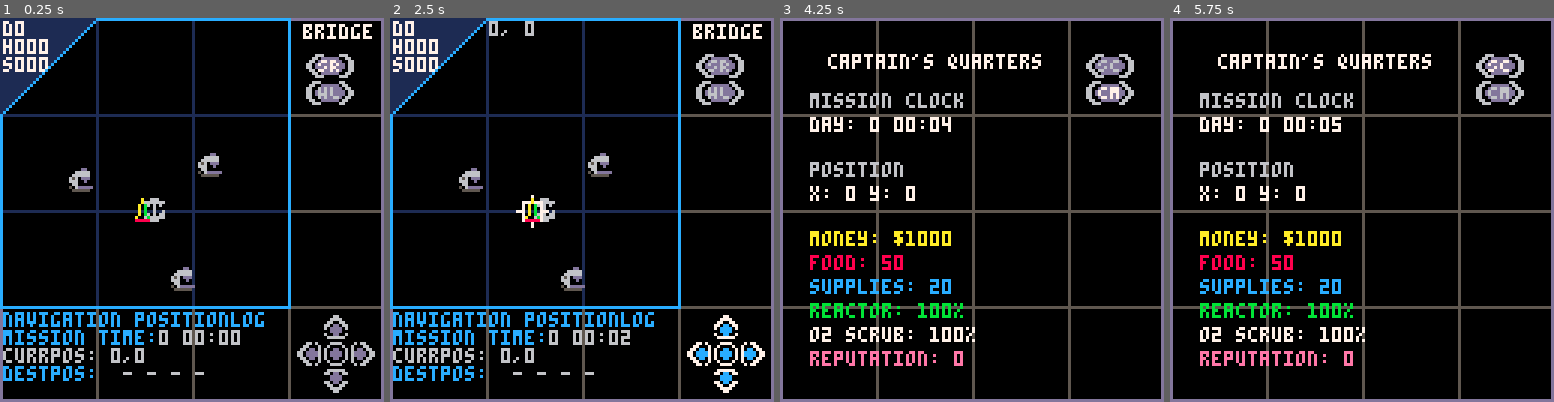
Above: before the commit, frames 1-4 (left to right).
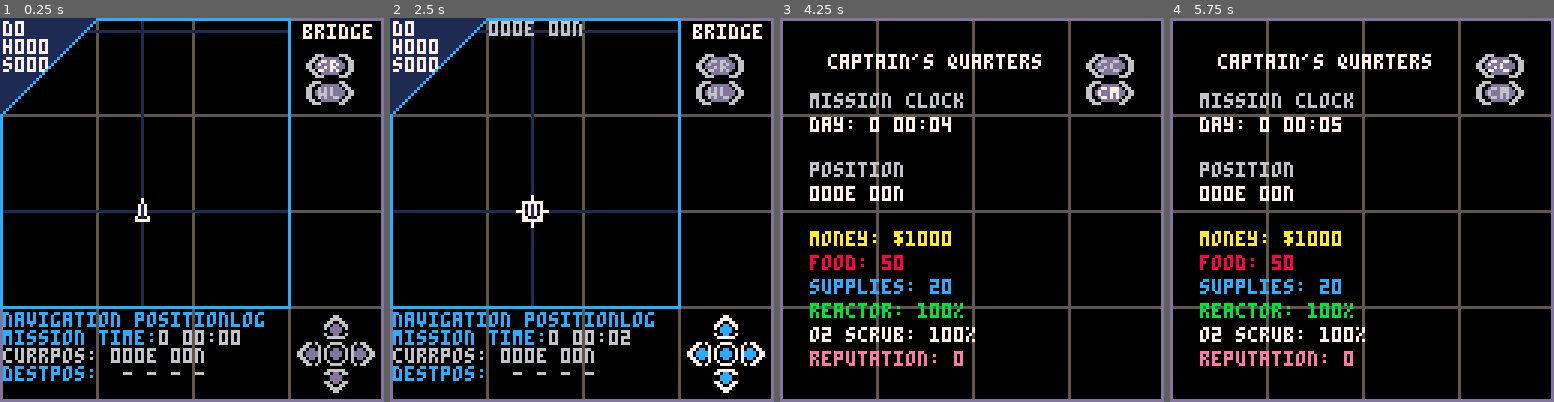
Above: after the commit, the same moments.

Repository: NickWest27/AquaNovaPico
Game: PICO-8 cartridge aquanova.p8
The game is run twice, just before and just after one commit, with the same random seed, the same clock (stepped at 60 frames per second) and the same inputs.
Inputs:
- Up to frame 1 (0.25 s): no input
- Up to frame 2 (2.5 s): tap O (Z key) at 0.33, 0.7, 1.43, 2.22 s; tap X (X key) at 1.07, 2.07, 2.4 s; hold Left 1.97-2.37 s; hold Down from 2.42 s (still down)
- Up to frame 3 (4.25 s): tap X (X key) every 0.33 s from 2.73 to 4.07 s; release Down at 2.82 s; hold Right 2.87-3.53 s; tap O (Z key) at 3.1, 3.98 s; hold Up 3.58-4.08 s; hold Right from 4.13 s (still down)
- Up to frame 4 (5.75 s): tap X (X key) every 0.33 s from 4.4 to 5.73 s; release Right at 4.53 s; hold Down 4.58-5.08 s; tap O (Z key) at 4.87 s; hold Left from 5.13 s (still down)

The runs differ from the first frame. In frame 1, 3.9% of the frame differs, in the area x 0-75%, y 0-90%; in frame 2, 4.2%; in frame 3, 0.5%; in frame 4, 0.5%.

Commit message:
Implement geographic coordinate system with minute-precision zoom
Transform map from arbitrary units to proper nautical coordinates:
- World scale: 1 unit = 1 minute of arc (60 units = 1 degree)
- Full globe: 360° longitude × 180° latitude (21,600 × 10,800 units)
- Tactical zoom: 1 pixel = 1 minute (96×96 pixel view shows 1.6° × 1.6°)
- Grid lines display at 1-degree (60-pixel) intervals

Add coordinate wrapping and clamping:
- Longitude wraps continuously at ±180° (±10,800 units)
- Latitude clamps at poles ±90° (±5,400 units)
- All distance/bearing calculations use shortest path across boundaries

Position display format "DDDe DDn" (e.g., "045e 23n" for 45°E, 23°N):
- Cursor moves in 1-minute increments
- Positions shown in degrees with E/W, N/S indicators
- Bridge, helm, and quarters stations display formatted coordinates

🤖 Generated with [Claude Code](https://claude.com/claude-code)

Co-Authored-By: Claude <noreply@anthropic.com>

Diff:
--- a/aquanova.p8
+++ b/aquanova.p8
@@ -72,8 +72,15 @@
 }
 
 -- === map and locations ===
-world_size = 2000 -- world is 2000x2000 units
-map_size = 96 -- map display is 96x96 pixels
+-- scale: 1 world unit = 1 minute, 60 units = 1 degree
+-- map zoom: 1 pixel = 1 minute (tactical zoom level)
+world_size = 21600 -- world is full globe: 360° × 60 minutes
+map_size = 96 -- map display is 96×96 pixels
+zoom = 1.0 -- zoom level: 1.0 = 1 pixel per minute (96 pixels shows 96 minutes = 1.6°)
+-- world coordinates (full globe):
+-- x: longitude -10800 to +10800 (-180° to +180°, wraps at boundaries)
+-- y: latitude -5400 to +5400 (-90° to +90°, clamps at poles)
+-- at zoom=1.0, the 96×96 map shows 96×96 minutes (1.6° × 1.6°) centered on submarine
 
 -- sample sites
 sample_sites = {
@@ -98,6 +105,7 @@
   y = 64
 }
 -- =====================================================================
+-->8
 -- === initialization ===
 -- =====================================================================
 function _init()
@@ -135,7 +143,10 @@
   end
 end
 
+-- =====================================================================
+-->8
 -- === logic update loop (30 times a second) ===
+-- =====================================================================
 function _update()
   handle_input()
   update_time()
@@ -280,19 +291,30 @@
   dpad(108, 108, {
     label = "cursor",
     left = function()
-      cursor.x -= 5
+      -- move cursor in 1-minute increments
+      -- 1 world unit = 1 minute
+      -- 60 world units = 1 degree
+      local world_x, world_y = screen_to_world(cursor.x, cursor.y)
+      world_x -= 1  -- move 1 minute west
+      cursor.x, cursor.y = world_to_screen(world_x, world_y)
       if cursor.x < 0 then cursor.x = 0 end
     end,
     right = function()
-      cursor.x += 5
+      local world_x, world_y = screen_to_world(cursor.x, cursor.y)
+      world_x += 1  -- move 1 minute east
+      cursor.x, cursor.y = world_to_screen(world_x, world_y)
       if cursor.x > 96 then cursor.x = 96 end
     end,
     up = function()
-      cursor.y -= 5
+      local world_x, world_y = screen_to_world(cursor.x, cursor.y)
+      world_y += 1  -- move 1 minute north (world Y+ = north)
+      cursor.x, cursor.y = world_to_screen(world_x, world_y)
       if cursor.y < 0 then cursor.y = 0 end
     end,
     down = function()
-      cursor.y += 5
+      local world_x, world_y = screen_to_world(cursor.x, cursor.y)
+      world_y -= 1  -- move 1 minute south
+      cursor.x, cursor.y = world_to_screen(world_x, world_y)
       if cursor.y > 96 then cursor.y = 96 end
     end,
     action = function()
@@ -414,6 +436,14 @@
     local target_wpt = waypoints[active_waypoint_index]
     local dx = target_wpt.x - sub.x
     local dy = target_wpt.y - sub.y
+
+    -- handle longitude wrapping (take shortest path)
+    if dx > 10800 then
+      dx -= 21600
+    elseif dx < -10800 then
+      dx += 21600
+    end
+
     local dist = sqrt(dx * dx + dy * dy)
 
     -- check if arrived (only if moving)
@@ -469,6 +499,10 @@
   -- update submarine position
   sub.x += dx
   sub.y += dy
+
+  -- apply world wrapping
+  sub.x = wrap_longitude(sub.x)
+  sub.y = clamp_latitude(sub.y)
 end
 
 function update_sample_collection()
@@ -477,6 +511,14 @@
     if not site.collected then
       local dx = site.x - sub.x
       local dy = site.y - sub.y
+
+      -- handle longitude wrapping for distance calculation
+      if dx > 10800 then
+        dx -= 21600
+      elseif dx < -10800 then
+        dx += 21600
+      end
+
       local dist = sqrt(dx * dx + dy * dy)
 
       if dist < collection_range then
@@ -581,6 +623,61 @@
   return str
 end
 
+function wrap_longitude(x)
+  -- wrap longitude coordinate at world boundaries
+  -- longitude wraps continuously: -10800 to +10800 (±180°)
+  while x > 10800 do
+    x -= 21600
+  end
+  while x < -10800 do
+    x += 21600
+  end
+  return x
+end
+
+function clamp_latitude(y)
+  -- clamp latitude to world boundaries
+  -- latitude clamps at poles: -5400 to +5400 (±90°)
+  if y > 5400 then y = 5400 end
+  if y < -5400 then y = -5400 end
+  return y
+end
+
+function world_to_degrees(world_x, world_y)
+  -- convert world coordinates to degrees lat/lon
+  -- world: x=-1000 to +1000, y=-1000 to +1000
+  -- output: longitude 0-360° (0°=prime meridian, 180°=antimeridian)
+  --         latitude 0-180° (0°=south pole, 90°=equator, 180°=north pole)
+
+  -- longitude: map -1000..+1000 to 0..360
+  -- -1000 = 180°W (180°), 0 = 0°, +1000 = 180°E (180°)
+  local lon_deg = (world_x + 1000) * 360 / 2000
+
+  -- latitude: map -1000..+1000 to 0..180
+  -- -1000 = 0° (90°S), 0 = 90° (equator), +1000 = 180° (90°N)
+  local lat_deg = (world_y + 1000) * 180 / 2000
+
+  return lon_deg, lat_deg
+end
+
+function format_position(world_x, world_y)
+  -- format position as "DDDW DDN" or "DDDE DDS"
+  -- returns string like "045w 23n" or "120e 67s"
+  -- scale: 1 world unit = 1 minute, 60 units = 1 degree
+
+  -- longitude: -10800 to +10800 maps to 180W to 180E
+  -- convert minutes to degrees: world_x / 60
+  local lon_val = abs(world_x) / 60
+  local lon_dir = world_x >= 0 and "e" or "w"
+
+  -- latitude: -5400 to +5400 maps to 90S to 90N
+  -- convert minutes to degrees: world_y / 60
+  local lat_val = abs(world_y) / 60
+  local lat_dir = world_y >= 0 and "n" or "s"
+
+  return pad_zeros(flr(lon_val), 3) .. lon_dir .. " " .. pad_zeros(flr(lat_val), 2) .. lat_dir
+end
+
 function world_to_screen(world_x, world_y)
   -- submarine is fixed at screen position (47, 64)
   -- world scrolls around submarine
@@ -591,20 +688,29 @@
   local dx = world_x - sub.x
   local dy = world_y - sub.y
 
-  -- convert to screen pixels (scale factor = map_size / world_size)
-  local scale = map_size / world_size
-  local screen_x = 47 + dx * scale
-  local screen_y = 64 - dy * scale  -- negative because screen Y is inverted
+  -- handle longitude wrapping (shortest distance around the world)
+  -- if the distance is > 10800 units, the object is closer going the other way
+  if dx > 10800 then
+    dx -= 21600
+  elseif dx < -10800 then
+    dx += 21600
+  end
+
+  -- convert to screen pixels using zoom
+  -- at zoom=1.0: 1 world unit (1 minute) = 1 pixel
+  -- scale = zoom (1.0 = 1 pixel per minute)
+  local screen_x = 47 + dx * zoom
+  local screen_y = 64 - dy * zoom  -- negative because screen Y is inverted
 
   return screen_x, screen_y
 end
 
 function screen_to_world(screen_x, screen_y)
   -- inverse of world_to_screen
-  -- convert screen position to world coordinates
-  local scale = map_size / world_size
-  local world_x = sub.x + (screen_x - 47) / scale
-  local world_y = sub.y - (screen_y - 64) / scale  -- negative for Y inversion
+  -- convert screen position to world coordinates using zoom
+  -- at zoom=1.0: 1 pixel = 1 world unit (1 minute)
+  local world_x = sub.x + (screen_x - 47) / zoom
+  local world_y = sub.y - (screen_y - 64) / zoom  -- negative for Y inversion
   return world_x, world_y
 end
 
@@ -613,6 +719,14 @@
   -- returns 0=north, 90=east, 180=south, 270=west
   local dx = x2 - x1
   local dy = y2 - y1
+
+  -- handle longitude wrapping (take shortest path)
+  if dx > 10800 then
+    dx -= 21600
+  elseif dx < -10800 then
+    dx += 21600
+  end
+
   local angle = atan2(-dy, dx)  -- negate dy because world Y+ = south
   local bearing = angle * 360 + 180  -- atan2 returns angle from east, convert to bearing from north
 
@@ -632,6 +746,14 @@
     local wpt = waypoints[i]
     local dx = wpt.x - prev_x
     local dy = wpt.y - prev_y
+
+    -- handle longitude wrapping for distance calculation
+    if dx > 10800 then
+      dx -= 21600
+    elseif dx < -10800 then
+      dx += 21600
+    end
+
     local dist = flr(sqrt(dx * dx + dy * dy))
     local brg = flr(calculate_bearing(prev_x, prev_y, wpt.x, wpt.y))
 
@@ -698,12 +820,13 @@
   local right_y = y - (- sin(angle) * base_dist - sin(perp_angle) * base_width)
 
   -- draw triangle: left side, right side, base
-  line(nose_x, nose_y, left_x, left_y, 11)   -- left side (cyan)
-  line(nose_x, nose_y, right_x, right_y, 10) -- right side (yellow)
-  line(left_x, left_y, right_x, right_y, 8)  -- base (red)
+  line(nose_x, nose_y, left_x, left_y, 7)   -- left side
+  line(nose_x, nose_y, right_x, right_y, 7) -- right side
+  line(left_x, left_y, right_x, right_y, 7)  -- base
 end
 
 -- =====================================================================
+-->8
 -- === draw loop (30fps) ===
 -- =====================================================================
 function _draw()
@@ -766,24 +889,35 @@
   print("navigation positionlog", 1, 98, 12) -- info bar title
   print("mission time: ", 1, 104, 12)
   print(current_day .. " " .. pad_zeros(current_hour, 2) .. ":" .. pad_zeros(current_minute, 2), 53, 104, 6) -- mission time label
-  print("currpos: " .. flr(sub.x) .. "," .. flr(sub.y), 1, 110, 6) -- current position label
+  print("currpos: " .. format_position(sub.x, sub.y), 1, 110, 6) -- current position label
   print("destpos: ", 1, 116, 12)
   if active_waypoint_index > 0 and active_waypoint_index <= #waypoints then
     local dest = waypoints[active_waypoint_index]
-    print(flr(dest.x) .. "," .. flr(dest.y), 37, 116, 6) -- destination position label
+    print(format_position(dest.x, dest.y), 37, 116, 6) -- destination position label
   else
     print(" - - - -", 37, 116, 6)
   end
 
-  -- draw grid lines
-  line(0, 32, 0, 96, 1) -- longitude major line
-  line(32, 0, 32, 96, 1)
-  line(64, 0, 64, 96, 1)
-  line(96, 0, 96, 96, 1)
-  line(32, 0, 96, 0, 1) -- latitude major line
-  line(0, 32, 96, 32, 1)
-  line(0, 64, 96, 64, 1)
-  line(0, 96, 96, 96, 1)
+  -- draw grid lines at 1-degree increments
+  -- 1 degree = 60 world units (1 world unit = 1 minute)
+  -- at zoom=1.0: grid lines are 60 pixels apart
+  local grid_spacing = 60  -- 1 degree in world units (60 minutes)
+
+  -- draw vertical lines (longitude)
+  for i = -3, 3 do
+    local x = 47 + (i * grid_spacing - (sub.x % grid_spacing)) * zoom
+    if x >= 0 and x <= map_size then
+      line(x, 0, x, map_size, 1)
+    end
+  end
+
+  -- draw horizontal lines (latitude)
+  for i = -3, 3 do
+    local y = 64 - (i * grid_spacing - (sub.y % grid_spacing)) * zoom
+    if y >= 0 and y <= map_size then
+      line(0, y, map_size, y, 1)
+    end
+  end
 
   -- draw port at (100,0) - moved right to see ownship better
   local port_x, port_y = world_to_screen(100, 0)
@@ -832,9 +966,9 @@
       line(cx, cy-5, cx, cy-3, 7) -- up
       line(cx, cy+3, cx, cy+5, 7) -- down
 
-      -- cursor position info (show world coordinates)
+      -- cursor position info (show coordinates in lat/lon format)
       local cursor_world_x, cursor_world_y = screen_to_world(cursor.x, cursor.y)
-      print(flr(cursor_world_x) .. ", " .. flr(cursor_world_y), 33, 1, 6)
+      print(format_position(cursor_world_x, cursor_world_y), 33, 1, 6)
     end
   end
 
@@ -871,7 +1005,7 @@
 
   -- display position
   print("position", 10, y, 6)
-  print("x: " .. flr(sub.x) .. " y: " .. flr(sub.y), 10, y+6, 7)
+  print(format_position(sub.x, sub.y), 10, y+6, 7)
   y += 20
 
   -- display current values above dpads
@@ -961,7 +1095,7 @@
   -- display position
   print("position", 10, y, 6)
   y += 8
-  print("x: " .. flr(sub.x) .. " y: " .. flr(sub.y), 10, y, 7)
+  print(format_position(sub.x, sub.y), 10, y, 7)
   y += 15
 
   -- display resources
